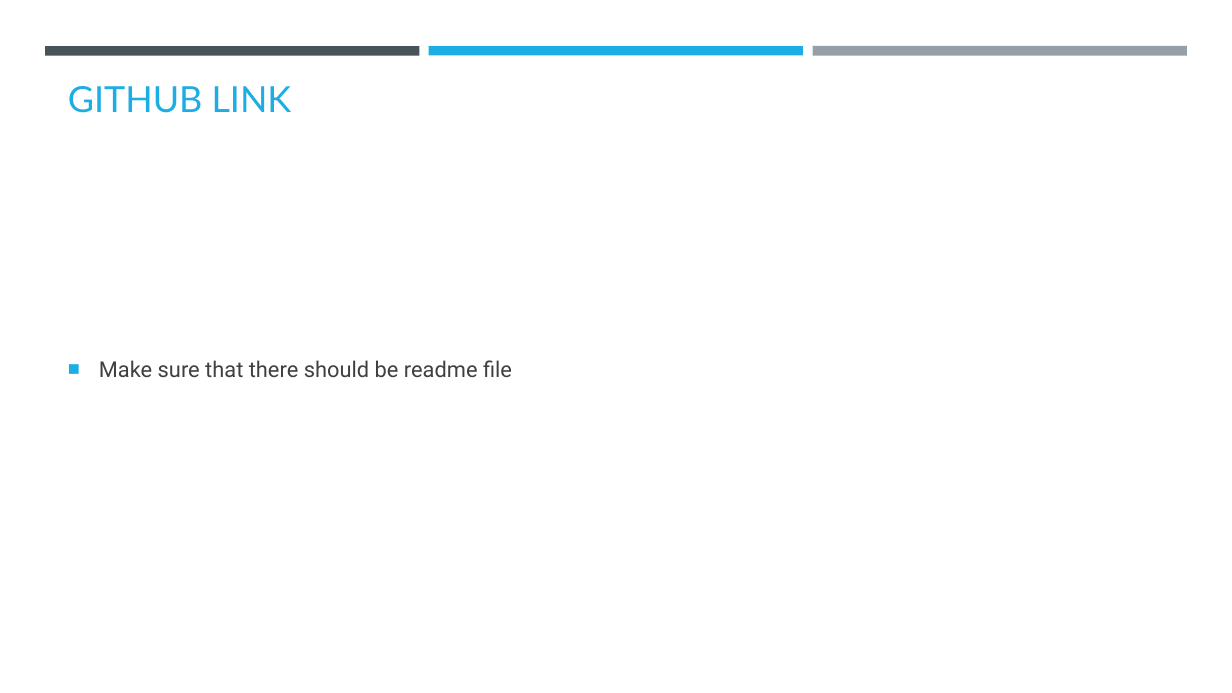
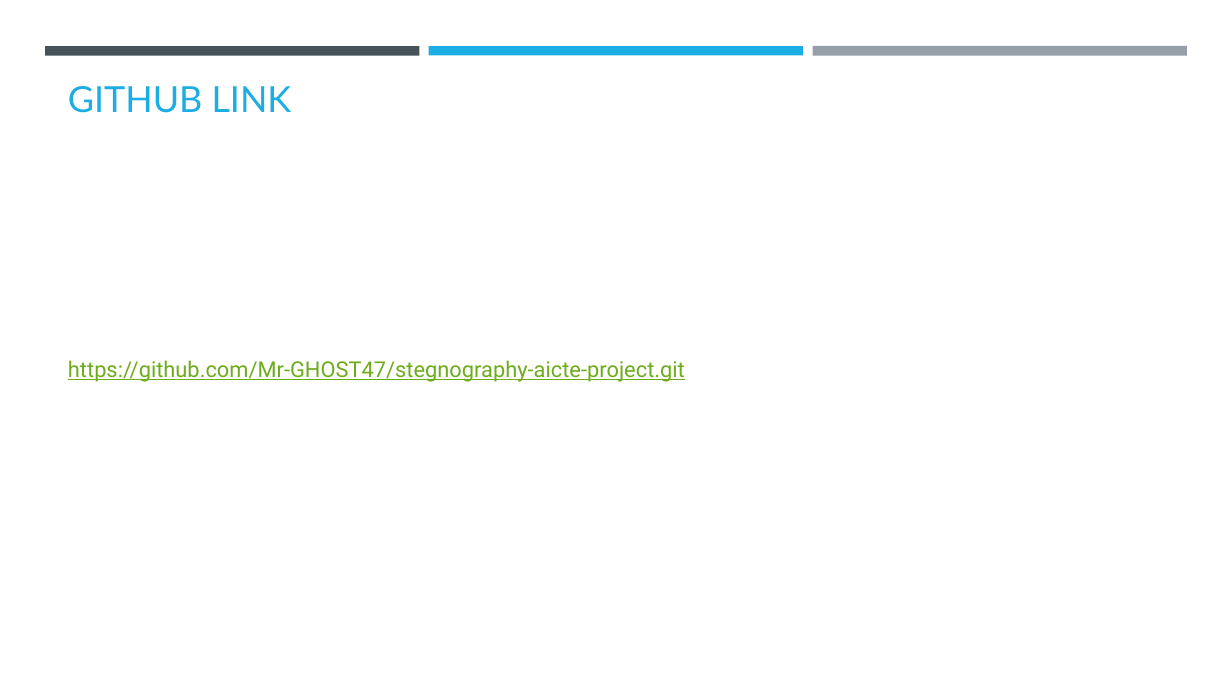
Before and after one commit to Mr-GHOST47/stegnography-aicte-project, a slide deck: slide 9 of stego_dheeraj.pptx. Drawn at 1232x693 pixels with LibreOffice and Linux fonts; fonts in the diff are those of the drawing; background and template pictures are left out. Boxes give left, top, right and bottom in pixels: in the first picture for what was removed or moved away, otherwise in the second. Text is boxed around its words. In the diff, an @@ line names an element or a change of style, - is before the commit and + after.

```diff
--- a/stego_dheeraj.pptx
+++ b/stego_dheeraj.pptx
@@ text at <box>68,360,685,382</box>: text changed; text colour #404040 to #6EAC1C @@
-■ Make sure that there should be readme file
+https://github.com/Mr-GHOST47/stegnography-aicte-project.git
```
Also in this commit, not shown: 1 other slide changed.
